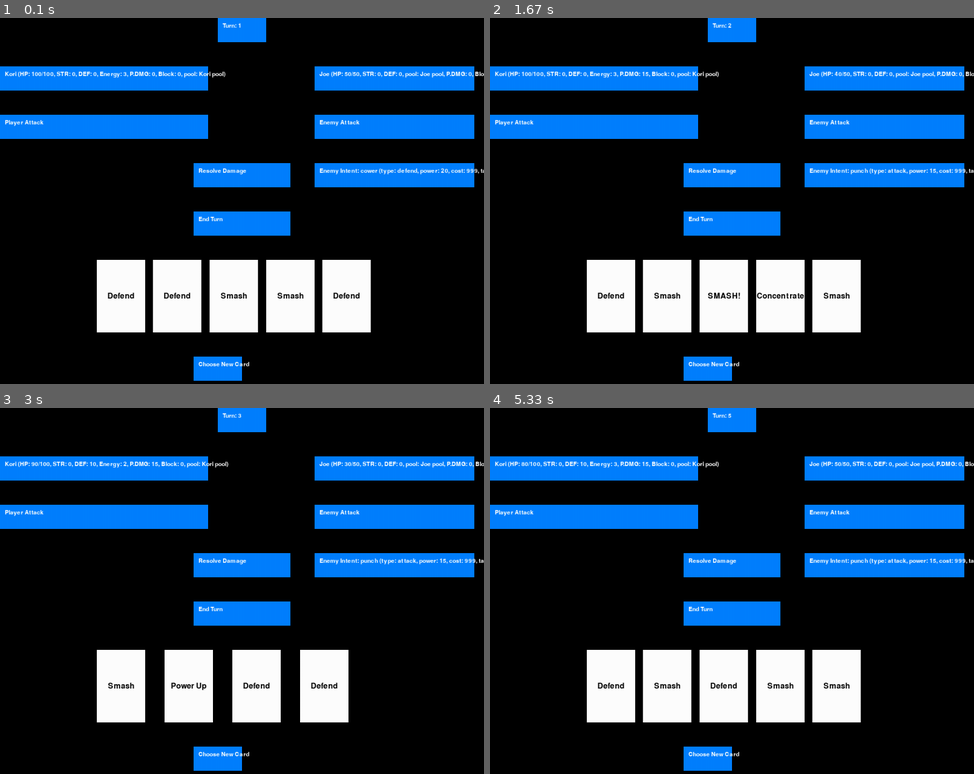
Above: before the commit, frames 1-4 (two rows, left to right).
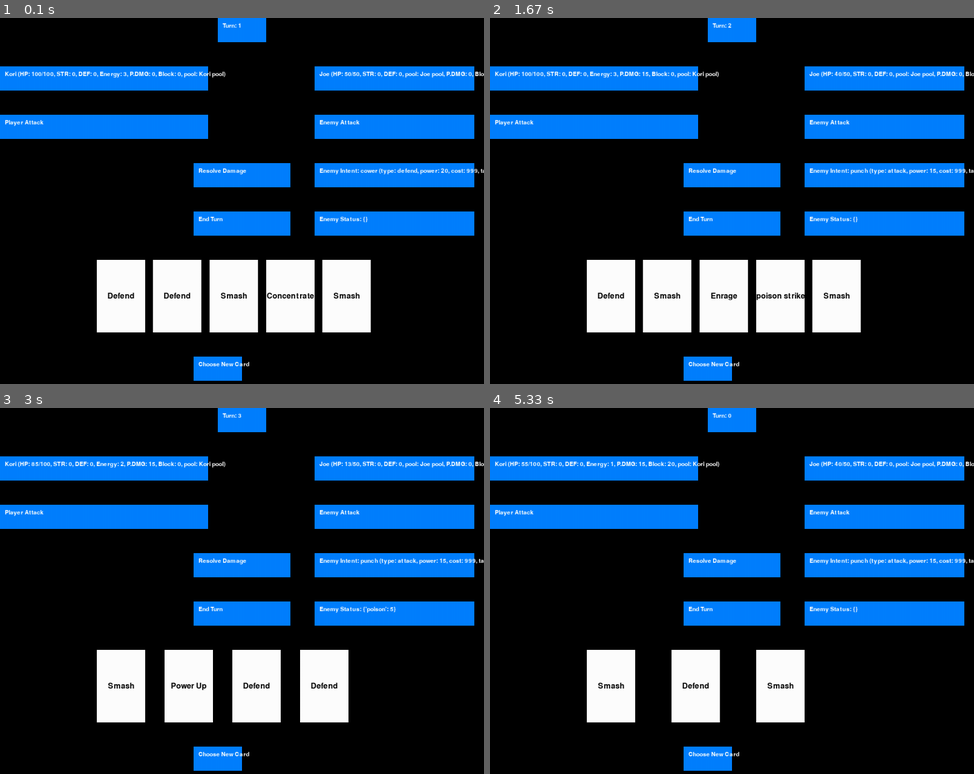
Above: after the commit, the same moments.

Repository: GiveMeToust/Smashing_Time
Game: pygame game, started from Smashing_Time.py
The game is run twice, just before and just after one commit, with the same random seed, the same clock (stepped at 60 frames per second) and the same inputs.
Inputs (mouse positions are in pixels of both pictures, inside the frame that each line leads up to):
- Up to frame 1 (0.1 s): no input
- Up to frame 2 (1.67 s): click "Choose New Card" at 0.38 s; click "Power Up" at 0.72 s; click "End Turn" at 1.05 s; click "Player Attack" at 1.38 s
- Up to frame 3 (3 s): click (290, 686) at 1.72 s, where only the run after the commit has a clickable "poison strike"; click "End Turn" at 2.05 s; click (367, 660) at 2.38 s; click (174, 521) at 2.72 s
- Up to frame 4 (5.33 s): click (548, 514) at 3.05 s; click "End Turn" at 3.88 s; click (620, 565) at 4.22 s, where only the run after the commit has a clickable "Power Up"; click (615, 667) at 4.55 s; click "Player Attack" at 4.88 s; click (659, 715) at 5.22 s

The runs differ from the first frame. In frame 1, 2.3% of the frame differs, in the area x 55-98%, y 52-77%; in frame 2, 2.4%; in frame 3, 2.7%; in frame 4, 7.5%, in the area x 6-100%, y 1-86%.

Commit message:
Refactor move tags and add poison strike
Updated move tags from lists to dictionaries for better structure and added poison strike move with specific tag values.

Diff:
--- a/Smashing_Time.py
+++ b/Smashing_Time.py
@@ -38,34 +38,42 @@
 
 
 Kori_pool = [
-    move("Smash", 10, "attack", 1, tags=[None]),
-    move("Smash", 10, "attack", 1, tags=[None]),
-    move("Smash", 10, "attack", 1, tags=[None]),
-    move("Defend", 10, "defend", 1, tags=[None]),
-    move("Defend", 10, "defend", 1, tags=[None]),
-    move("Defend", 10, "defend", 1, tags=[None]),
-    move("SMASH!", 25, "attack", 2, tags=[None]),
-    move("Enrage", 5, "STR-up", 1, tags=["enrage"]),
-    move("Concentrate", 5, "DEF-up", 1, tags=[None])
+    move("Smash", 10, "attack", 1, tags={}),
+    move("Smash", 10, "attack", 1, tags={}),
+    move("Smash", 10, "attack", 1, tags={}),
+    move("Defend", 10, "defend", 1, tags={}),
+    move("Defend", 10, "defend", 1, tags={}),
+    move("Defend", 10, "defend", 1, tags={}),
+    move("SMASH!", 25, "attack", 2, tags={}),
+    move("Enrage", 5, "STR-up", 1, tags={"enrage": None}),
+    move("Concentrate", 5, "DEF-up", 1, tags={}),
+    move("poison strike", 7, "attack", 1, tags={"poison": 3, "placeholder": 3})
 ]
 
 
 Joe_pool = [
-    move("punch", 15, "attack", 999,  tags=[None]),
-    move("punch", 15, "attack", 999,  tags=[None]),
-    move("cower", 20, "defend", 999,  tags=[None]),
-    move("cower", 20, "defend", 999,  tags=[None]),
-    move("Calm breath", 5, "DEF-up", 999,  tags=[None])
+    move("punch", 15, "attack", 999,  tags={}),
+    move("punch", 15, "attack", 999,  tags={}),
+    move("cower", 20, "defend", 999,  tags={}),
+    move("cower", 20, "defend", 999,  tags={}),
+    move("Calm breath", 5, "DEF-up", 999,  tags={})
 ]
 
 Construct_pool = [
-    move("slam", 30, "attack", 999,  tags=[None]),
-    move("fortify", 30, "defend", 999,  tags=[None]),
-    move("construct", 10, "STR-up", 999,  tags=[None])
+    move("slam", 30, "attack", 999,  tags={}),
+    move("fortify", 30, "defend", 999,  tags={}),
+    move("construct", 10, "STR-up", 999,  tags={})
 ]
 
 
 
+floor1_loot = [
+    move("Smash", 10, "attack", 1, tags={}),
+    move("Block", 4, "defend", 0, tags={}),
+    move("Power Up", 5, "STR-up", 1, tags={}),
+    move("poison strike", 7, "attack", 1, tags={"poison": 3, "placeholder": 3}),
+    move("pray", 5, "defend", 1, tags={"energised":1, }) #I thought about making it heal but that would promote delaying kills, which is not fun
+]
 
 
 
@@ -83,6 +91,7 @@
         self.block = 0
         self.pool = pool
         self.poolname = poolname
+        self.status_effects = {}
 
     def __repr__(self):
         return f"{self.name} (maxHP: {self.maxHP}, HP: {self.HP}, STR: {self.STR}, DEF: {self.DEF}, pool: {self.poolname})"
@@ -105,22 +114,16 @@
        return random.sample(self.pool, k=self.drawNum)
 
     def resolve_move(self, move):
-        global hand
-        global Enemy
+        global turn_count
+
+
 
         if self.Energy < 1:
             print("Not enough energy to play this move!")
             return
         self.Energy -= 1
 
-        # Find the move in the hand by reference or attributes
-        for card in hand:
-            if card == move:
-                hand.remove(card)
-                break
-        else:
-            print("Error: Attempted to play a move not in hand.")
-            return
+          # Remove the played card from hand
 
         if move.type == "attack":
             if Enemy.alive == False:
@@ -154,20 +157,35 @@
         else:
             print("What the fuck kind of move is that? What is happening?! I am going insane! AAARRRGH!!!")
             return
-
-        for tag in move.tags:
+        global tags
+        for tag, tag_value in move.tags.items():
             if tag == "enrage":
                 x = move.power / 2
                 x = round(x)
                 print(f"Applying 'enrage' effect! DEF before: {self.DEF}, reducing by {x}")
                 self.DEF -= x
 
+            elif tag == "poison":
+                if "poison" in Enemy.status_effects:
+                    Enemy.status_effects["poison"] += tag_value  # Add to existing poison
+                    print(f"Poison stacked! Total poison damage: {Enemy.status_effects['poison']}")
+                else:
+                    Enemy.status_effects["poison"] = tag_value  # Apply new poison
+                    print(f"Enemy poisoned! Poison damage: {tag_value}")
+
+            elif tag == "heal":
+                self.HP += tag_value
+                if self.HP > self.maxHP:
+                    self.HP = self.maxHP
+                print(f"{self.name} healed for {tag_value} HP! Current HP: {self.HP}")
+
         if Enemy.HP <= 0:
             Enemy.alive = False
-        if Enemy.alive == False:
-            print(f"{Enemy.name} has been defeated!")
-            game.assign_new_enemy()
-            game.end_turn()
+        game.kill_enemy()
+
+
+
+        hand.remove(move)
 
 
 
@@ -222,7 +240,7 @@
 
 
 
-class enemy(champion):
+class foe(champion):
     def __init__(self, name, maxHP, STR, DEF, pool, poolname):
         super().__init__(name, maxHP, STR, DEF, pool, poolname)
 
@@ -249,17 +267,10 @@
 
 
 
-Joe=enemy("Joe", 50, 0, 0, Joe_pool, "Joe pool")
-construct = enemy("Construct", 100, 0, 0, Construct_pool, "Construct pool")
+Joe=foe("Joe", 50, 0, 0, Joe_pool, "Joe pool")
+construct = foe("Construct", 100, 0, 0, Construct_pool, "Construct pool")
 Enemy = copy.deepcopy(Joe)
-
 floor1_enemies = [Joe, construct]
-floor1_loot = [
-    move("Smash", 10, "attack", 1, tags=[None]),
-    move("Block", 5, "defend", 1, tags=[None]),
-    move("Power Up", 5, "STR-up", 1, tags=[None]),
-    move("Defense Up", 5, "DEF-up", 1, tags=[None]),
-]
 
 
 
@@ -302,6 +313,16 @@
             Enemy = copy.deepcopy(random.choice(floor1_enemies))
             print(f"A wild {Enemy.name} appears!")
 
+    def kill_enemy(self):
+        global turn_count
+        global Enemy
+        if Enemy.HP <= 0:
+            Enemy.alive = False
+            print(f"{Enemy.name} has been defeated! A new enemy approaches!")
+            game.start_new_card_selection()
+            game.assign_new_enemy()
+            game.end_turn()
+            turn_count = 0
 
     def end_turn(self):
         global turn_count
@@ -316,6 +337,15 @@
         Player.block = 0
         Enemy.block = 0
 
+        if "poison" in Enemy.status_effects:
+            poison_damage = Enemy.status_effects["poison"]
+            Enemy.HP -= poison_damage
+            print(f"{Enemy.name} takes {poison_damage} poison damage!")
+            Enemy.status_effects["poison"] -= 1
+            if Enemy.status_effects["poison"] <= 0:
+                del Enemy.status_effects["poison"]
+            game.kill_enemy()
+
         Player.take_damage()
 
         Enemy.make_enemy_move()
@@ -342,8 +372,6 @@
 
     def make_choice_new_card(self):
         global current_choices
-        global game_state
-        global event
 
         for i, card in enumerate(current_choices):
             pygame.draw.rect(screen, (255, 255, 255), (200 + i * 200, 300, 150, 50))
@@ -353,6 +381,8 @@
             screen.blit(text_surface, text_rect)
 
 
+    def handle_choice_new_card(self):
+        global game_state
         if event.type == pygame.MOUSEBUTTONDOWN:
             for i in range(len(current_choices)):
                 choice_rect = pygame.Rect(200 + i * 200, 300, 150, 50)
@@ -385,11 +415,25 @@
 enemy_intent = pygame.Rect(650, 300, 330, 50)
 turn_count_square = pygame.Rect(450, 0, 100, 50)
 choose_new_card_square = pygame.Rect(400, 700, 100, 50)
+enemy_status_square = pygame.Rect(650, 400, 330, 50)
 
 
 
 hand = Player.make_hand()
 
+
+def basic_draw():
+    game.draw_button(screen, player_square, Player.__repr__())
+    game.draw_button(screen, enemy_square, Enemy.__repr__())
+    game.draw_button(screen, player_attack_square, "Player Attack")
+    game.draw_button(screen, enemy_attack_square, "Enemy Attack")
+    game.draw_button(screen, resolve_square, "Resolve Damage")
+    game.draw_button(screen, end_turn_square, "End Turn")
+    game.draw_hand(screen, hand, hand_start_x, hand_start_y, end_x, hand_card_width, hand_card_height)
+    game.draw_button(screen, enemy_intent, f"Enemy Intent: {Enemy.enemy_move if hasattr(Enemy, 'enemy_move') else 'None'}")
+    game.draw_button(screen, turn_count_square, f"Turn: {turn_count}")
+    game.draw_button(screen, choose_new_card_square, "Choose New Card")
+    game.draw_button(screen, enemy_status_square, f"Enemy Status: {Enemy.status_effects}")
 
 
 hand_start_x = 200
@@ -407,18 +451,9 @@
     screen.fill((0, 0, 0))
 
     if game_state == "fight":
-        game.draw_button(screen, player_square, Player.__repr__())
-        game.draw_button(screen, enemy_square, Enemy.__repr__())
-        game.draw_button(screen, player_attack_square, "Player Attack")
-        game.draw_button(screen, enemy_attack_square, "Enemy Attack")
-        game.draw_button(screen, resolve_square, "Resolve Damage")
-        game.draw_button(screen, end_turn_square, "End Turn")
-        game.draw_hand(screen, hand, hand_start_x, hand_start_y, end_x, hand_card_width, hand_card_height)
-        game.draw_button(screen, enemy_intent, f"Enemy Intent: {Enemy.enemy_move if hasattr(Enemy, 'enemy_move') else 'None'}")
-        game.draw_button(screen, turn_count_square, f"Turn: {turn_count}")
-        game.draw_button(screen, choose_new_card_square, "Choose New Card")
-
-
+        basic_draw()
+    if game_state == "choose_new_card":
+        game.make_choice_new_card()
 
 
 
@@ -429,10 +464,7 @@
             pygame.quit()
             sys.exit()
 
-        if game_state == "choose_new_card":
-            game.make_choice_new_card()
-
-        elif game_state == "fight":
+        if game_state == "fight":
             if event.type == pygame.MOUSEBUTTONDOWN:
                 if player_attack_square.collidepoint(event.pos):
                     print()
@@ -475,6 +507,9 @@
                         print(f"Enemy pending_damage: {Enemy.pending_damage}, Player block: {Player.block}")
                         break  # Exit loop after playing one card
 
+        if game_state == "choose_new_card":
+            game.handle_choice_new_card()
+
 
 
 
